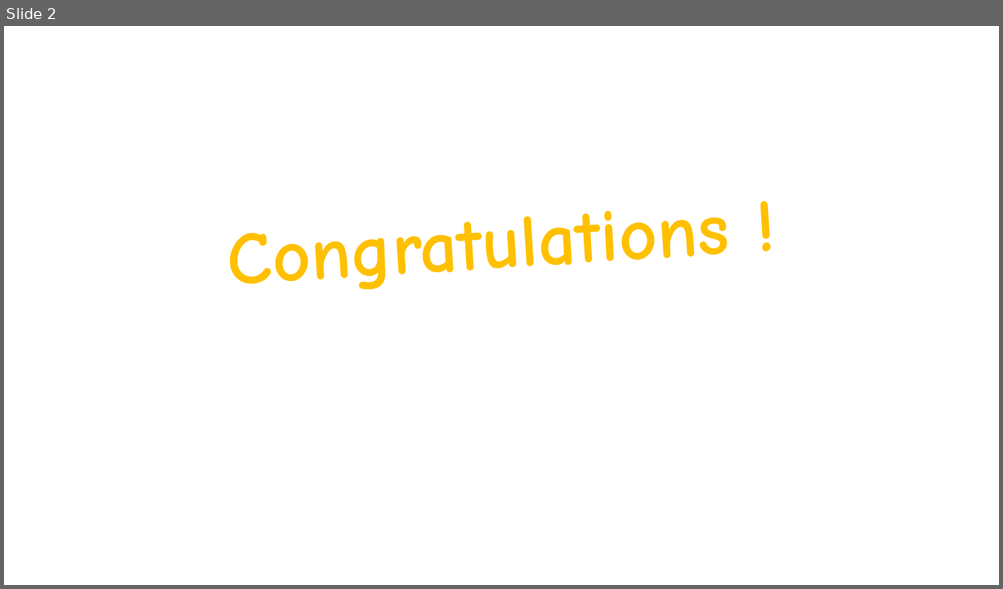
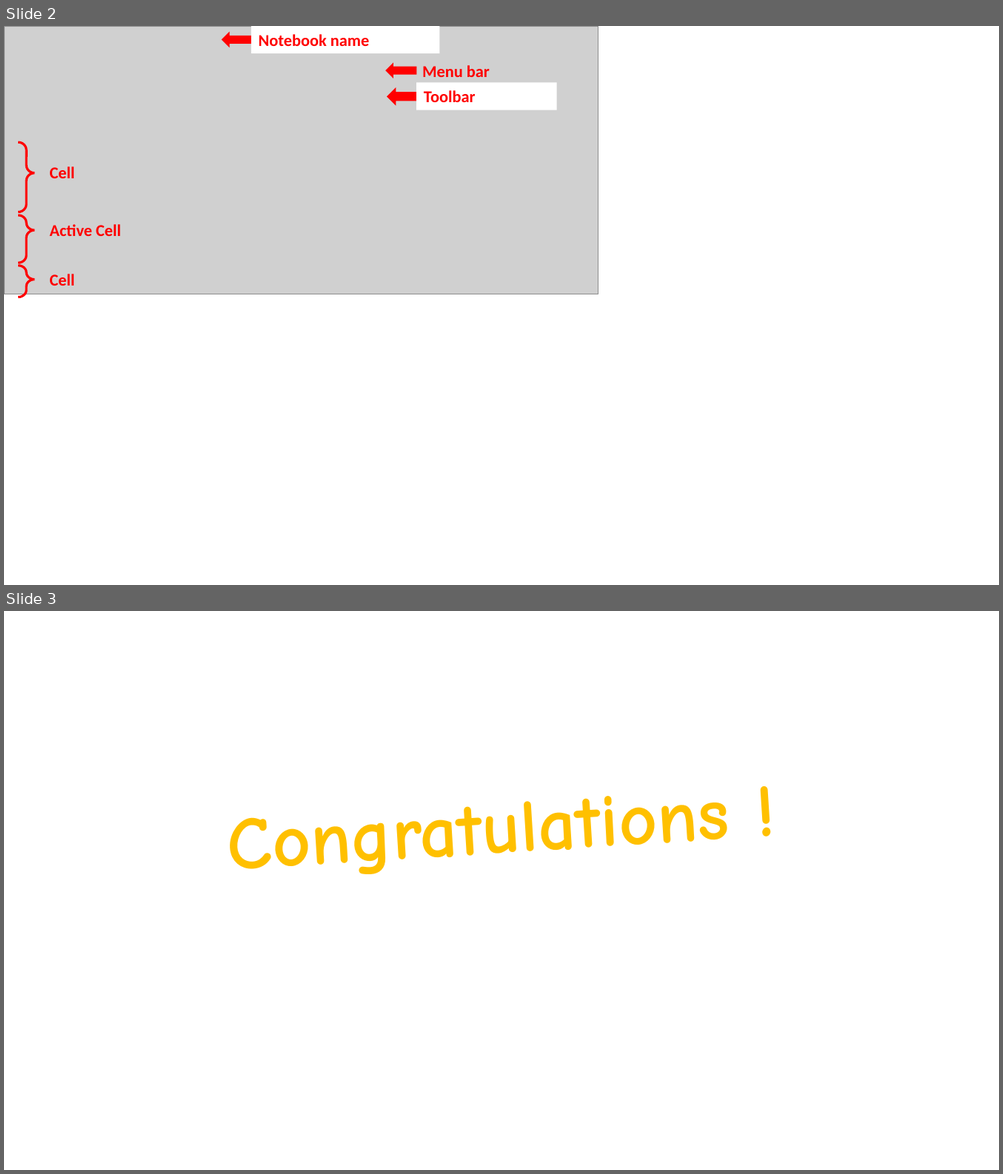
Before and after one commit to hydroffice/python_basics, a slide deck: images/resources/resources.pptx. Shown one above the other, each under a label of ours: slide 2 before the commit, slides 2 and 3 after it. The pictures are 1003x589 and 1003x1174 pixels, drawn with LibreOffice and Linux fonts; fonts in the diff are those of the drawing; grey boxes stand for pictures. Boxes give left, top, right and bottom in pixels: in the first picture for what was removed or moved away, otherwise in the second. Text is boxed around its words. In the diff, an @@ line names an element or a change of style, - is before the commit and + after.

```diff
--- a/images/resources/resources.pptx
+++ b/images/resources/resources.pptx
@@ slide 2 added at (x1=4, y1=26, x2=999, y2=585), background #FFFFFF @@
@@ group added at (x1=4, y1=26, x2=598, y2=297): 4 texts, 3 left arrows, 3 right braces, 2 rectangles, 1 picture @@
+Notebook name
+Menu bar
+Toolbar
+Active Cell
+Cell
+Cell
@@ what was slide 2 is now slide 3 @@
```
Also in this commit, not shown: 1 slide changed, 17 other files.
